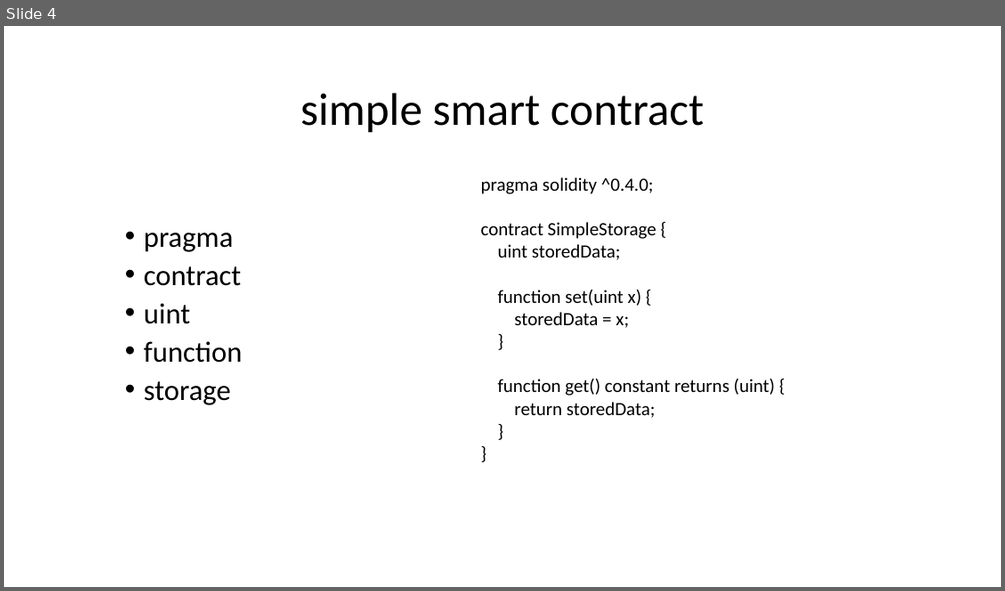
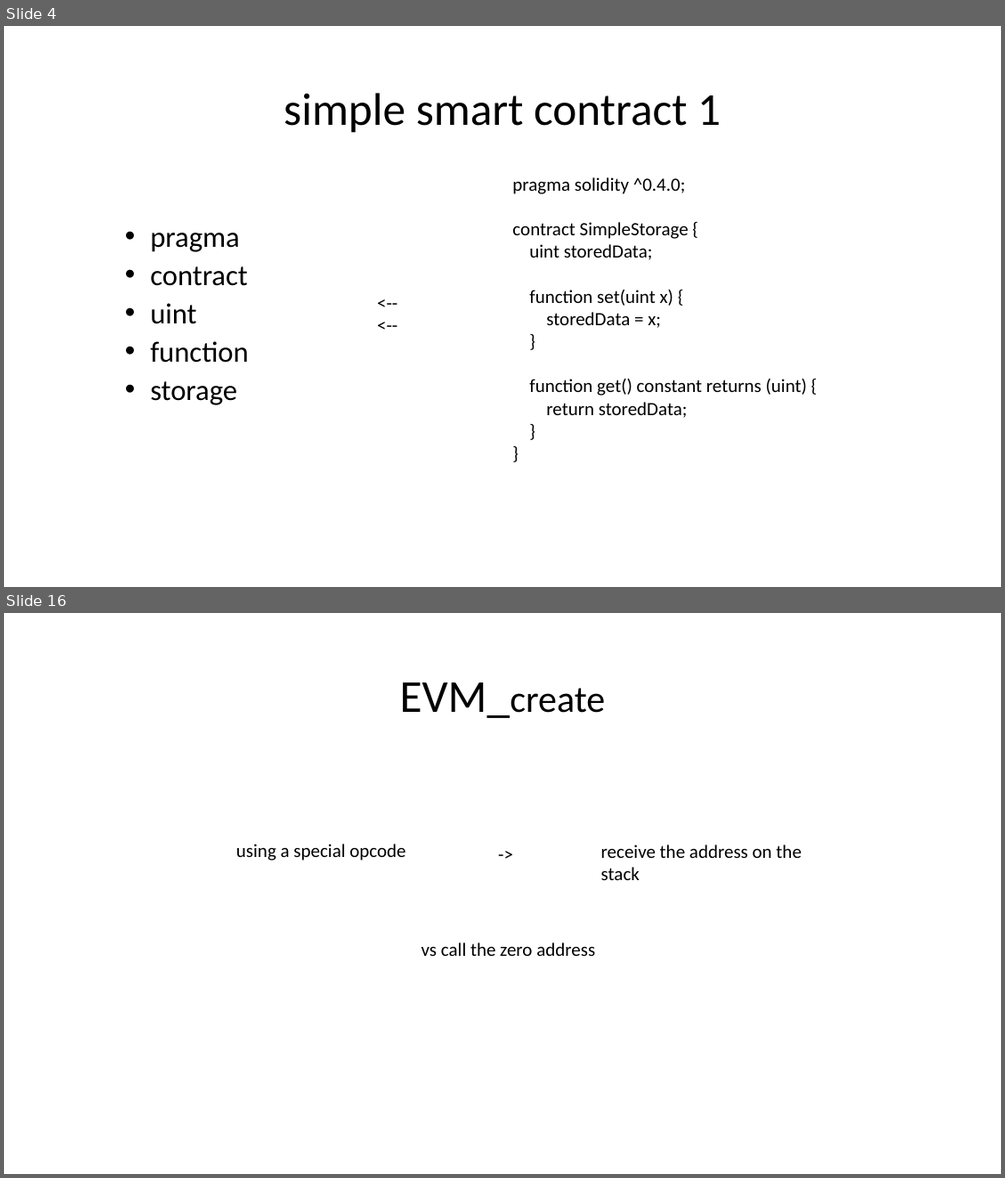
Before and after one commit to kaikai1024/ethereum-me, a slide deck: contract_me.pptx. Shown one above the other, each under a label of ours: slide 4 before the commit, slides 4 and 16 after it; the slides between them are not shown. The pictures are 1005x591 and 1005x1178 pixels, drawn with LibreOffice and Linux fonts; fonts in the diff are those of the drawing. Boxes give left, top, right and bottom in pixels: in the first picture for what was removed or moved away, otherwise in the second. Text is boxed around its words. In the diff, an @@ line names an element or a change of style, - is before the commit and + after.

```diff
--- a/contract_me.pptx
+++ b/contract_me.pptx
@@ slide 16 added at <box>4,613,1001,1174</box>, background #FFFFFF @@
@@ title added at <box>400,682,605,718</box>, 36 pt, text #000000 @@
+EVM_create
@@ text added at <box>236,844,405,860</box>, 18 pt, text #000000 @@
+using a special opcode
@@ text added at <box>474,839,537,868</box>, 18 pt, text #000000 @@
+->
@@ text added at <box>601,844,801,880</box>, 18 pt, text #000000 @@
+receive the address on the stack
@@ text added at <box>421,942,595,956</box>, 18 pt, text #000000 @@
+vs call the zero address
@@ slide 4 changed as well @@
@@ title at <box>283,93,720,133</box>: text changed @@
-simple smart contract
+simple smart contract 1
@@ text "pragma solidity ^0.4.0;": place and size @@
-text "pragma solidity ^0.4.0;" at <box>481,177,775,418</box>
+text "pragma solidity ^0.4.0;" at <box>512,177,807,418</box>
@@ text "pragma": place and size @@
-text "pragma" at <box>144,232,243,405</box>
+text "pragma" at <box>150,232,249,405</box>
@@ text added at <box>370,287,437,339</box>, 18 pt, text #000000 @@
+<--
+<--
```
Also in this commit, not shown: 1 other slide changed, 17 other slides added, 4 other files.
